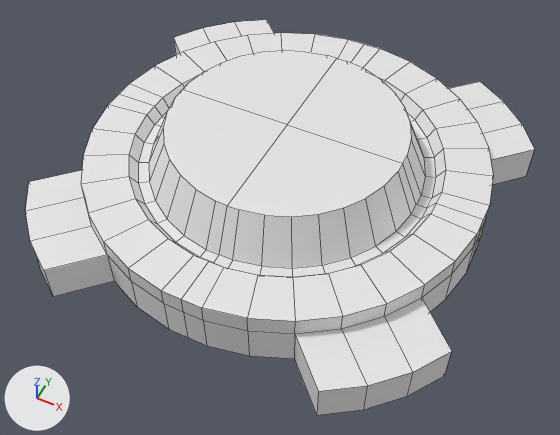
The Blender file Blender/Mine.blend, before and after one commit.
Camera for both pictures: a 50 mm camera at (1.22, -2.52, 2.73) aimed at (0.06, -0.21, -0.16). Every picture has the same lights, and +X, +Y and +Z are marked at lower left. Mesh edges are drawn as thin lines.
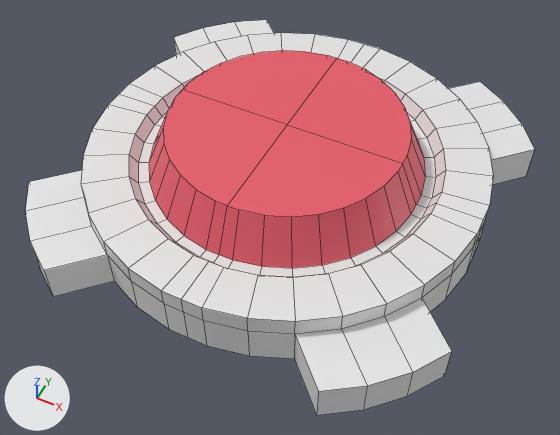
Pixel boxes [x1, y1, x2, y2] of what changed, in the pictures (560 x 435 px):
part 1 of me_circle, recoloured (white to red): [149, 51, 425, 268] in both

What changed in the scene script:
```text
Add mat_button:
    mat_button = principled_material('Button')
    mat_button.base_color = (0.8, 0.106, 0.145)  # red #e75c6a
Add mat_mine:
    mat_mine = principled_material('Mine')
    mat_mine.base_color = (0.8, 0.8, 0.8)  # white #e7e7e7
Change me_circle:
    where me_circle.from_pydata(...)  # 277 vertices, 240 faces; spans x -1.08..1.08, y -1.08..1.08, z -0.2..0.27
    used by ob_circle; location = (0.0, 0.0, 0.0)
    me_circle part 1: all 40 faces centred in x -0.63..0.63, y -0.63..0.63, z 0.15..0.27 switch from no material to mat_button (red #e75c6a)
    add me_circle.materials.append(mat_mine)  # white #e7e7e7
```
